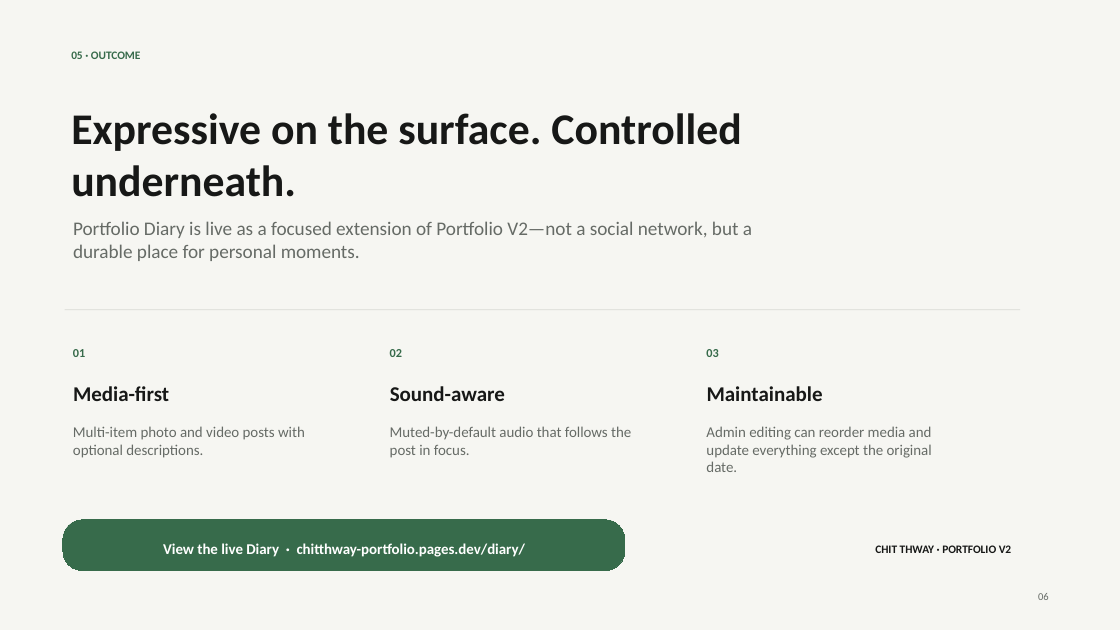
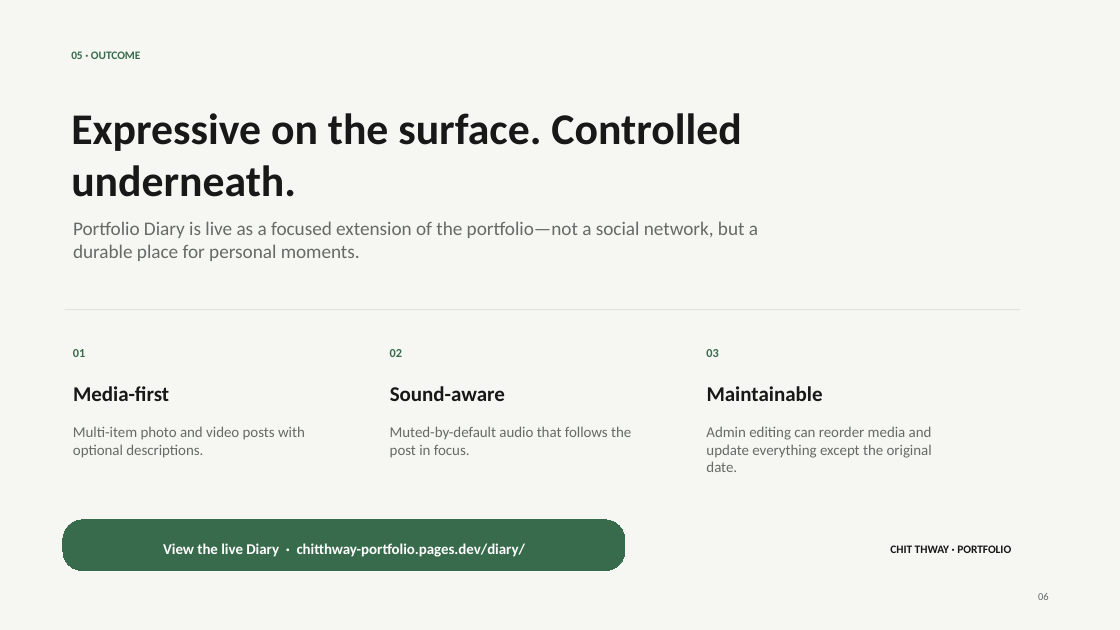
Before and after one commit to Chit-Thway/portfolio-web, a slide deck: slide 6 of public/projects/portfolio-v2/Portfolio-Diary-Case-Study.pptx. Drawn at 1120x630 pixels with LibreOffice and Linux fonts; fonts in the diff are those of the drawing. Boxes give left, top, right and bottom in pixels: in the first picture for what was removed or moved away, otherwise in the second. Text is boxed around its words. In the diff, an @@ line names an element or a change of style, - is before the commit and + after.

```diff
--- a/public/projects/portfolio-v2/Portfolio-Diary-Case-Study.pptx
+++ b/public/projects/portfolio-v2/Portfolio-Diary-Case-Study.pptx
@@ text at box(73, 221, 758, 261): text changed @@
-Portfolio Diary is live as a focused extension of Portfolio V2—not a social network, but a durable place for personal moments.
+Portfolio Diary is live as a focused extension of the portfolio—not a social network, but a durable place for personal moments.
@@ text at box(890, 545, 1011, 553): text changed @@
-CHIT THWAY · PORTFOLIO V2
+CHIT THWAY · PORTFOLIO
```
Also in this commit, not shown: 1 other slide changed, 19 other files.
